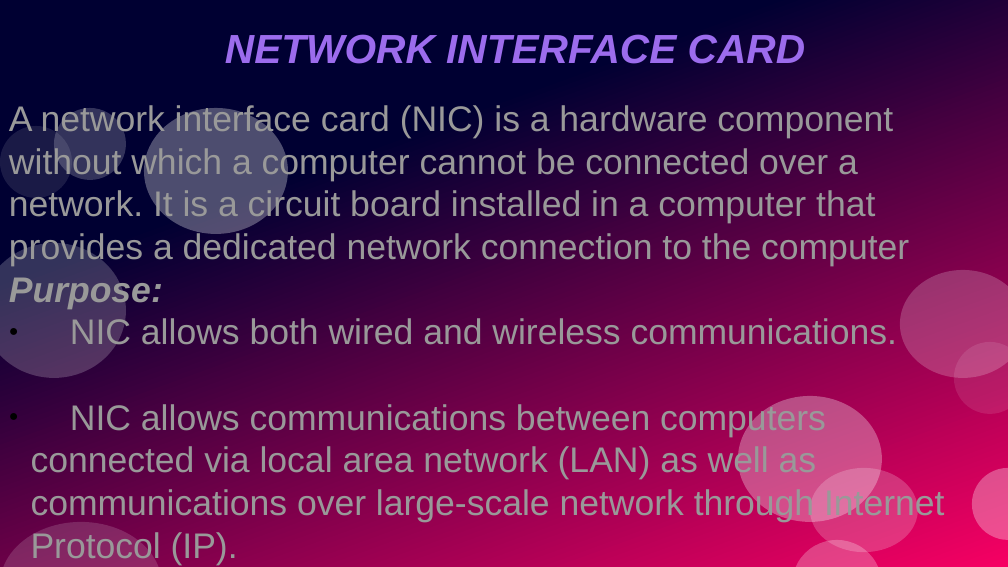
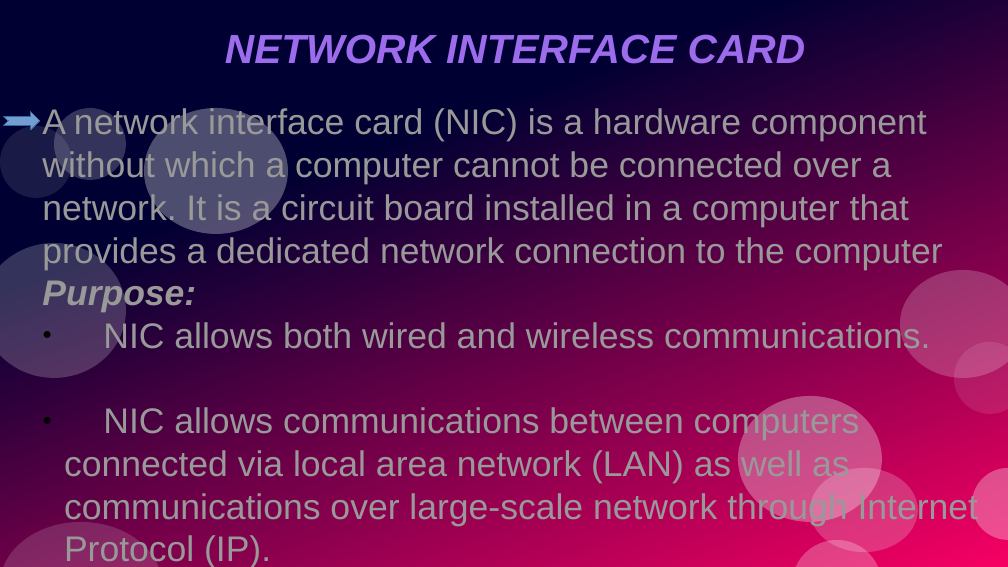
Before and after one commit to rudnesh/school, a slide deck: slide 7 of computer.odp (slide 6 before the commit). Drawn at 1008x567 pixels with LibreOffice and Linux fonts; fonts in the diff are those of the drawing. Boxes give left, top, right and bottom in pixels: in the first picture for what was removed or moved away, otherwise in the second. Text is boxed around its words. In the diff, an @@ line names an element or a change of style, - is before the commit and + after.

```diff
--- a/computer.odp
+++ b/computer.odp
@@ freeform shape added at <box>4,112,39,130</box>, fill #729FCF, outline #3465A4 0 pt @@
@@ text "A network interface card (NIC) ...": place and size @@
-text "A network interface card (NIC) ..." at <box>9,103,944,522</box>
+text "A network interface card (NIC) ..." at <box>42,107,978,526</box>
```
Also in this commit, not shown: 3 other slides changed, 18 slides added, 1 slide removed.
